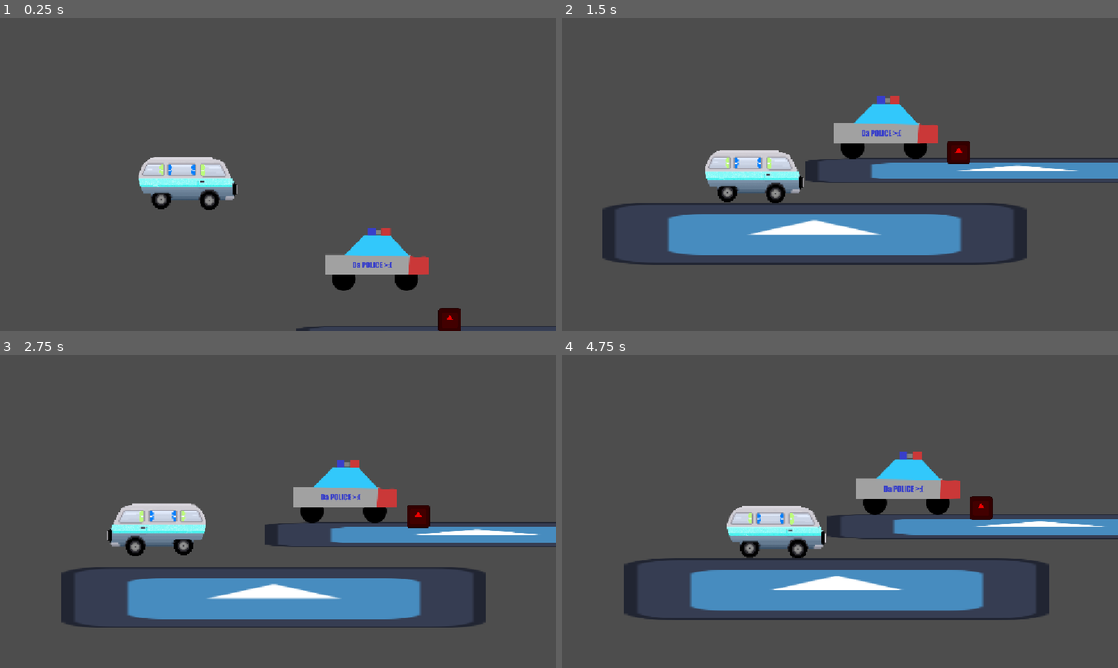
Above: before the commit, frames 1-4 (two rows, left to right).
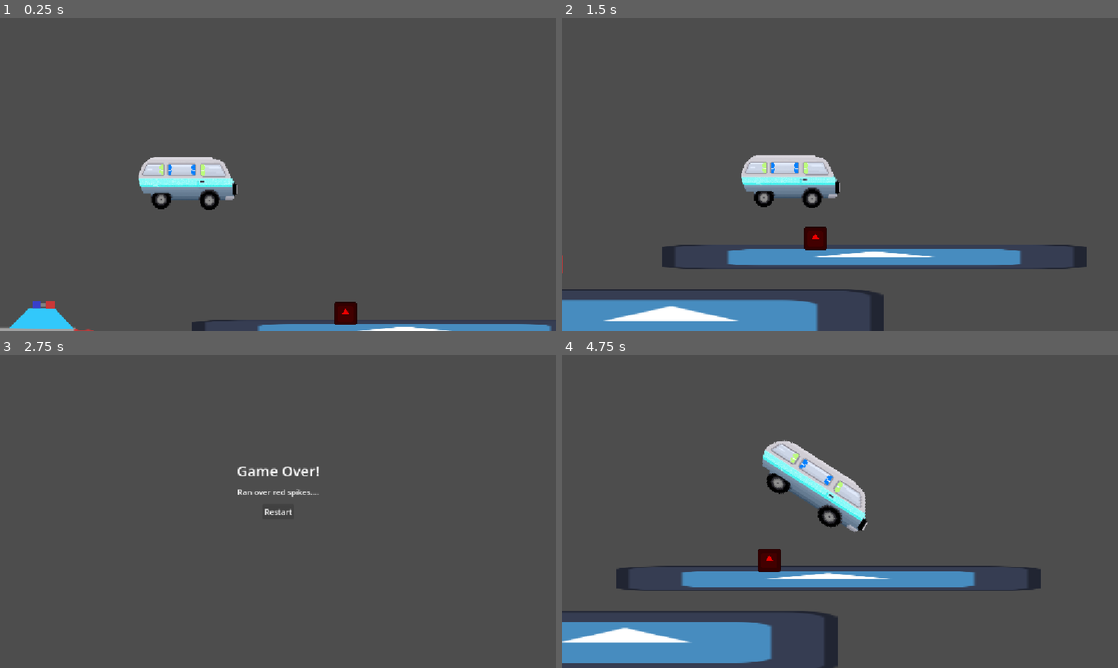
Above: after the commit, the same moments.

Repository: dezraec/roadtrip-game
Game: Godot game, scene res://van_test_map.tscn
Same seed, same stepped clock (60 frames per second), same inputs: the game is played once before the commit and once after it. The engine's default icon, where the game draws it, is replaced by a stand-in: a white triangle on a blue panel in a dark square.
Inputs (mouse positions are in pixels of both pictures, inside the frame that each line leads up to):
- Up to frame 1 (0.25 s): no input
- Up to frame 2 (1.5 s): hold D (MoveRight) from 0.53 s (still down); tap Space (Jump) at 0.77 s
- Up to frame 3 (2.75 s): tap Space (Jump) at 1.52 s; release D (MoveRight) at 2.03 s; hold A (MoveLeft) from 2.03 s (still down)
- Up to frame 4 (4.75 s): release A (MoveLeft) at 2.75 s; click (840, 511) at 2.75 s, where only the run after the commit has a clickable "Restart"; hold D (MoveRight) from 3.53 s (still down); tap Space (Jump) at 3.77, 4.52 s

The runs differ from the first frame. In frame 1, 4.9% of the frame differs, in the area x 0-100%, y 67-100%; in frame 2, 23%, in the area x 0-100%, y 24-100%; in frame 3, 16%; in frame 4, 23%.

Commit message:
I'm working on the logic for when the van falls off the map.

Diff:
--- a/police.gd
+++ b/police.gd
@@ -6,6 +6,7 @@
 	pass
 	var vanRef = VanLocator.van # This is police's own local reference to the van's location.
 
+
 	# TO-DO:
 	# Find direction and magnitude from polic to van
 	# Use that to apply_force()
--- a/van.gd
+++ b/van.gd
@@ -4,16 +4,23 @@
 @export var neutral_braking: float = 5
 @export var braking: float = 30
 @export var jump_velocity = -450.0
+var deathZone: float = 550.0
+
 
 const MAX_SPEED = 700.0
 
 func _ready() -> void: # Start
 	VanLocator.van
 
+	# Handle falling off the map
+	if global_position.y >= deathZone:
+		get_tree().change_scene_to_file("res://gameover.tscn")
+
 func _physics_process(delta: float) -> void:
 	# Add the gravity.
 	if not is_on_floor():
 		velocity += get_gravity() * delta
+
 
 	# Handle jump.
 	if Input.is_action_just_pressed("Jump") and is_on_floor():
--- a/van_test_map.tscn
+++ b/van_test_map.tscn
@@ -6,12 +6,12 @@
 [ext_resource type="PackedScene" uid="uid://b3wtc58vwp3tl" path="res://police.tscn" id="4_t7mtd"]
 
 [sub_resource type="RectangleShape2D" id="RectangleShape2D_7onm5"]
-size = Vector2(128, 130)
+size = Vector2(128.97095, 130)
 
 [node name="VanTestMap" type="Node2D" unique_id=1714181468]
 
 [node name="van" parent="." unique_id=914730358 instance=ExtResource("1_esc74")]
-position = Vector2(181, 98)
+position = Vector2(397, 111)
 collision_layer = 4
 
 [node name="StaticBody2D" type="StaticBody2D" parent="." unique_id=337192347]
@@ -22,6 +22,7 @@
 texture = ExtResource("2_0jrb1")
 
 [node name="CollisionShape2D" type="CollisionShape2D" parent="StaticBody2D" unique_id=68833315]
+position = Vector2(-0.4854622, 0)
 shape = SubResource("RectangleShape2D_7onm5")
 
 [node name="StaticBody2D2" type="StaticBody2D" parent="." unique_id=1994002219]
@@ -38,4 +39,4 @@
 position = Vector2(731, 410)
 
 [node name="police" parent="." unique_id=1933344271 instance=ExtResource("4_t7mtd")]
-position = Vector2(580, 256)
+position = Vector2(101, 420)
